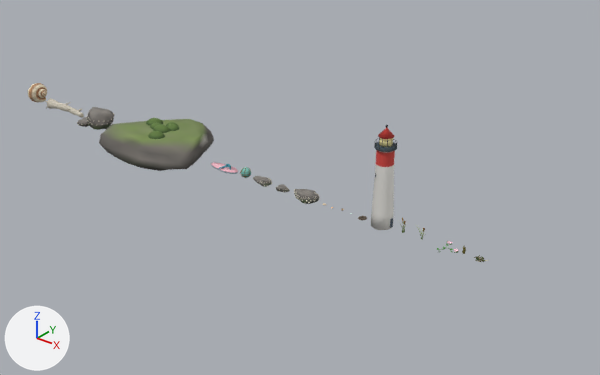
What one commit did to the Blender file blender/coast_kit.blend.
Both versions are drawn from a 50 mm lens placed at (261.7, -166.5, 105.8), pointed at (123.1, 6.8, -1.6). Every picture has the same lights, and +X, +Y and +Z are marked at lower left. The first picture is the older version.

In view in the first picture: 'Coast_Cape', 'Coast_Float', 'Coast_Grass_A', 'Coast_Grass_B', 'Coast_Hirugao', 'Coast_Islet', 'Coast_Lighthouse', 'Coast_Reef_A', 'Coast_Reef_B', 'Coast_Reef_C', 'Coast_Sandal', 'Coast_Wrack' and 2 more.
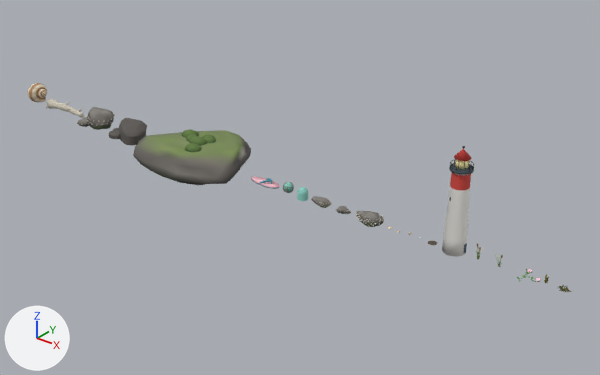
Location of each change, (x1, y1, x2, y2) in pixels of the pictures (600 x 375 px):
'Coast_Islet', moved
    before: (99, 118, 214, 171)
    after: (133, 129, 251, 185)
'Coast_Lighthouse', moved
    before: (371, 125, 397, 230)
    after: (442, 146, 474, 257)
'Coast_Cape_Col', added
    after: (109, 118, 147, 145)
'Coast_Reef_C', moved
    before: (294, 189, 320, 204)
    after: (356, 211, 384, 227)
'Coast_Sandal', moved
    before: (211, 162, 238, 174)
    after: (251, 177, 279, 189)
'Coast_Reef_A', moved
    before: (253, 176, 272, 187)
    after: (311, 196, 332, 208)
'Coast_Float', moved
    before: (240, 167, 251, 178)
    after: (283, 182, 294, 193)
'Coast_Reef_B', moved
    before: (276, 184, 290, 192)
    after: (336, 206, 351, 214)
'Coast_Float_Col', added
    after: (297, 187, 309, 201)
'Coast_Hirugao', moved
    before: (437, 241, 459, 253)
    after: (517, 269, 541, 282)
'Coast_Wrack', moved
    before: (474, 255, 487, 262)
    after: (558, 285, 573, 292)
'Coast_Grass_A', moved
    before: (398, 218, 407, 233)
    after: (476, 244, 481, 260)
'Coast_Grass_B', moved
    before: (416, 225, 425, 240)
    after: (493, 252, 503, 267)

What changed in the scene script:
```text
Add me_coast_float_col:
    me_coast_float_col.from_pydata(...)  # 222 vertices, 242 faces; spans x -1.65..1.65, y -1.63..1.63, z -0.6..2.87
    me_coast_float_col.polygons.foreach_set('use_smooth', [True] * 242)
    me_coast_float_col.materials.append(mat_vertexcolor)
Add me_coast_cape_col:
    me_coast_cape_col.from_pydata(...)  # 3024 vertices, 2886 faces; spans x -8.46..5.98, y -5.65..4.97, z -0.9..4.86
    me_coast_cape_col.polygons.foreach_set('use_smooth', [True] * 2886)
    me_coast_cape_col.materials.append(mat_vertexcolor)
Change ob_coast_islet:
    ob_coast_islet.location: (70.5, 0.0, 0.0) -> (87.0, 0.0, 0.0)
Change ob_coast_sandal:
    ob_coast_sandal.location: (98.9, 0.0, 0.0) -> (115.3, 0.0, 0.0)
Change ob_coast_float:
    ob_coast_float.location: (107.8, 0.0, 0.0) -> (124.2, 0.0, 0.0)
Change ob_coast_reef_a:
    ob_coast_reef_a.location: (114.6, 0.0, 0.0) -> (136.3, 0.0, 0.0)
Change ob_coast_reef_b:
    ob_coast_reef_b.location: (121.9, 0.0, 0.0) -> (143.7, 0.0, 0.0)
Change ob_coast_reef_c:
    ob_coast_reef_c.location: (130.5, 0.0, 0.0) -> (152.2, 0.0, 0.0)
Change ob_coast_lighthouse:
    ob_coast_lighthouse.location: (156.5, 0.0, 0.0) -> (178.2, 0.0, 0.0)
Change ob_coast_grass_a:
    ob_coast_grass_a.location: (163.1, 0.0, 0.0) -> (184.8, 0.0, 0.0)
Change ob_coast_grass_b:
    ob_coast_grass_b.location: (169.0, 0.0, 0.0) -> (190.7, 0.0, 0.0)
Change ob_coast_hirugao:
    ob_coast_hirugao.location: (176.0, 0.0, 0.0) -> (197.7, 0.0, 0.0)
Change ob_coast_wrack:
    ob_coast_wrack.location: (185.5, 0.0, 0.0) -> (207.3, 0.0, 0.0)
Add ob_coast_float_col:
    ob_coast_float_col = bpy.data.objects.new('Coast_Float_Col', me_coast_float_col)
    ob_coast_float_col.location = (129.5, 0.0, 0.0)
Add ob_coast_cape_col:
    ob_coast_cape_col = bpy.data.objects.new('Coast_Cape_Col', me_coast_cape_col)
    ob_coast_cape_col.location = (56.6, 0.0, 0.0)
```
